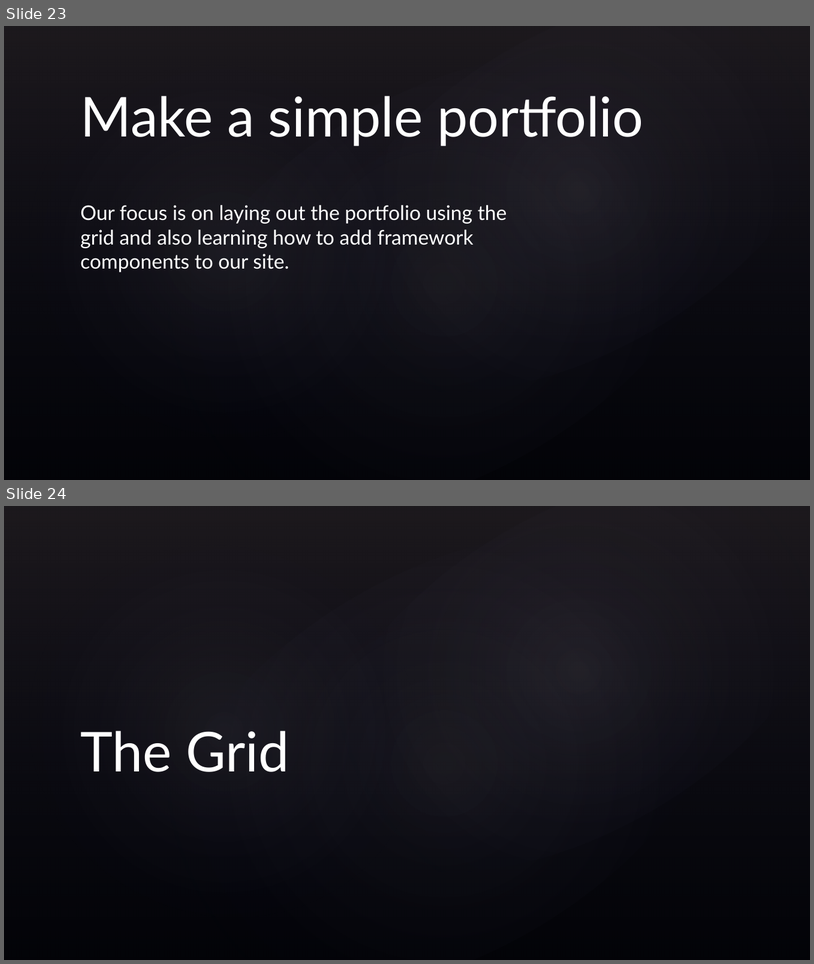
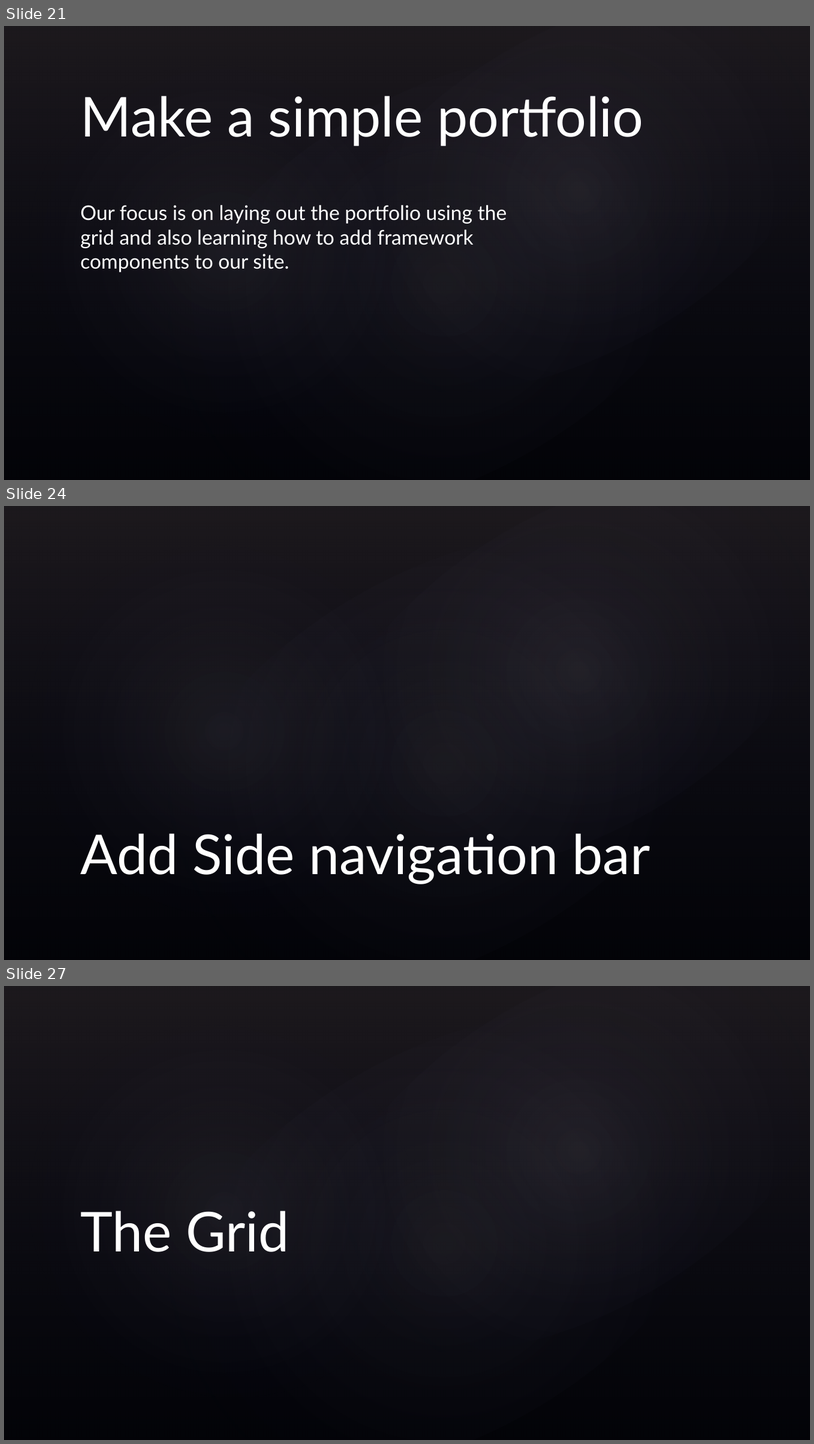
Before and after one commit to Dogfalo/WDW-CSS-Workshop, a slide deck: CSS Frameworks.pptx. Shown one above the other, each under a label of ours: slides 23 and 24 before the commit, slides 21, 24 and 27 after it; the slides between them are not shown. The pictures are 814x964 and 814x1444 pixels, drawn with LibreOffice and Linux fonts; fonts in the diff are those of the drawing; background and template pictures are left out. Boxes give left, top, right and bottom in pixels: in the first picture for what was removed or moved away, otherwise in the second. Text is boxed around its words. In the diff, an @@ line names an element or a change of style, - is before the commit and + after.

```diff
--- a/CSS Frameworks.pptx
+++ b/CSS Frameworks.pptx
@@ slide 24 added at [4, 506, 810, 960], background picture (left out); not listed: 4 template elements that a slide beside it also shows @@
@@ title added at [81, 833, 651, 884], 49 pt, text #FFFFFF @@
+Add Side navigation bar
@@ what was slide 23 is now slide 21 @@
@@ what was slide 24 is now slide 27 @@
```
Also in this commit, not shown: 5 slides changed, 6 other slides added, 2 slides removed, 1 other file.
